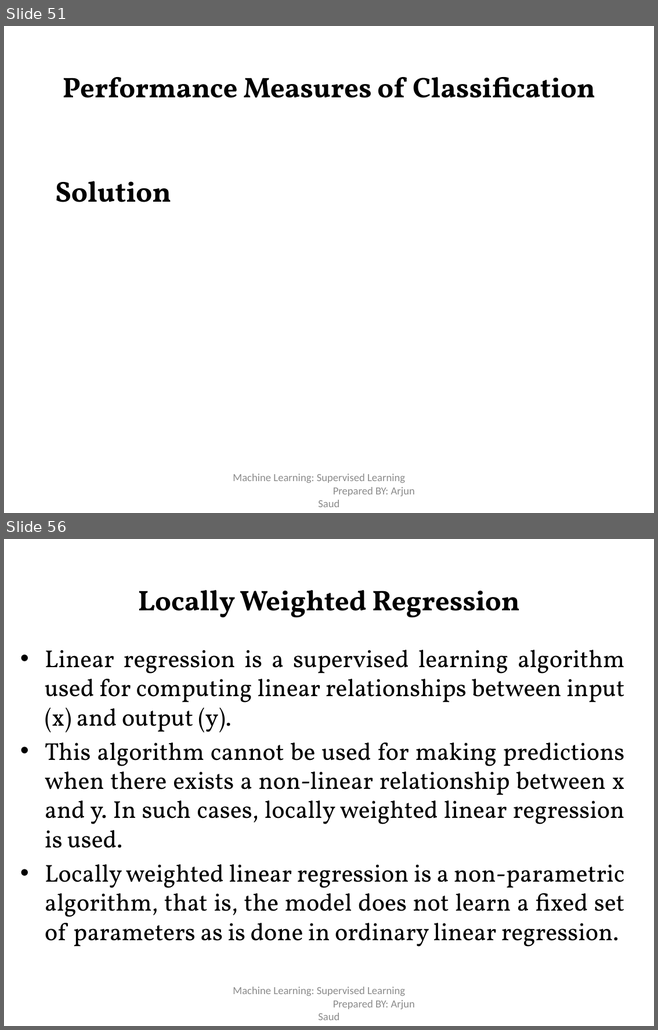
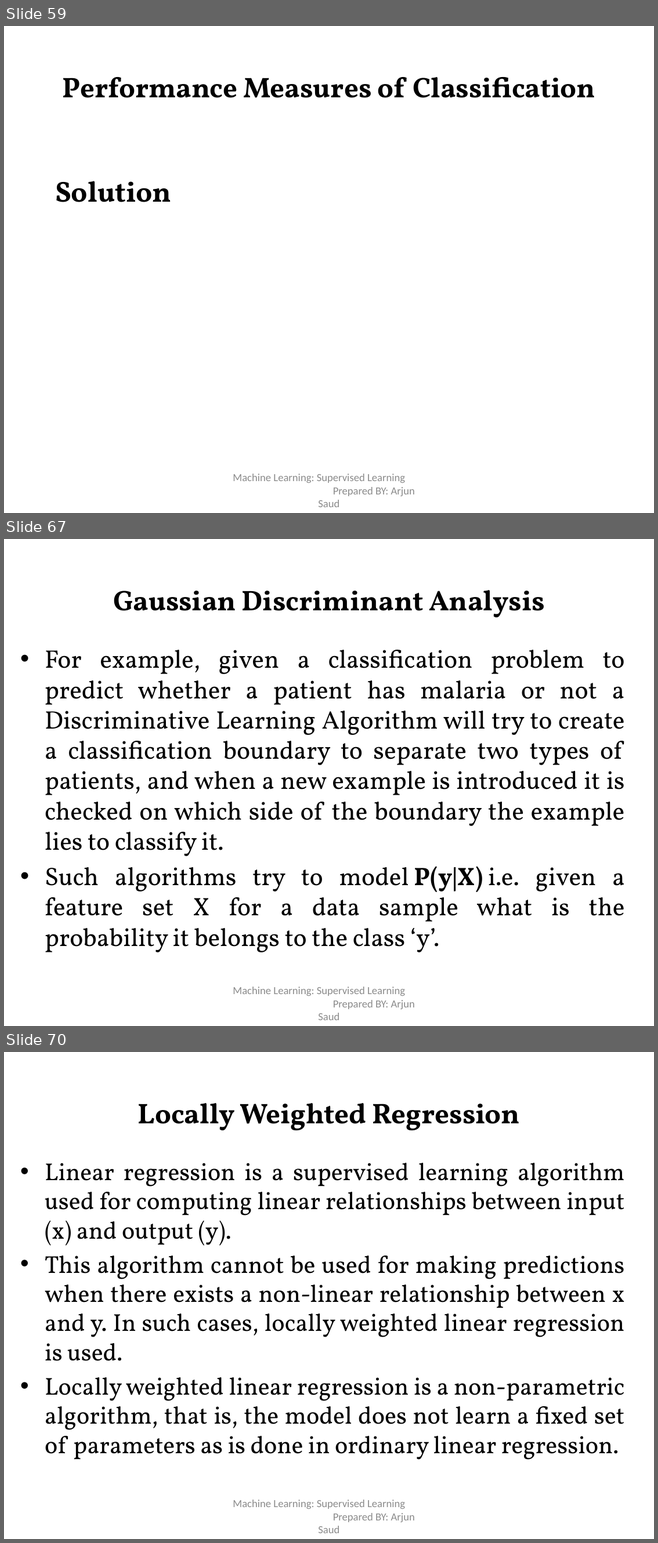
Before and after one commit to risav55/notes, a slide deck: Second Semester/ML/Unit -2 Supervised Learning.pptx. Shown one above the other, each under a label of ours: slides 51 and 56 before the commit, slides 59, 67 and 70 after it; the slides between them are not shown. The pictures are 658x1030 and 658x1543 pixels, drawn with LibreOffice and Linux fonts; fonts in the diff are those of the drawing. Boxes give left, top, right and bottom in pixels: in the first picture for what was removed or moved away, otherwise in the second. Text is boxed around its words. In the diff, an @@ line names an element or a change of style, - is before the commit and + after.

```diff
--- a/Second Semester/ML/Unit -2 Supervised Learning.pptx
+++ b/Second Semester/ML/Unit -2 Supervised Learning.pptx
@@ slide 67 added at (4,539,654,1026), background #FFFFFF @@
@@ title added at (113,590,545,618), 31.5 pt, text #000000, bold @@
+Gaussian Discriminant Analysis
@@ text added at (45,650,625,953), 28 pt, text #000000 @@
+• For example, given a classification problem to predict whether a patient has malaria or not a Discriminative Learning Algorithm will try to create a classification boundary to separate two types of patients, and when a new example is introduced it is checked on which side of the boundary the example lies to classify it.
+• Such algorithms try to model P(y|X) i.e. given a feature set X for a data sample what is the probability it belongs to the class ‘y’.
@@ text added at (233,987,415,1020), 12 pt, text #8C8C8C @@
+Machine Learning: Supervised Learning Prepared BY: Arjun Saud
@@ what was slide 51 is now slide 59 @@
@@ what was slide 56 is now slide 70 @@
```
Also in this commit, not shown: 6 slides changed, 13 other slides added, 5 other files.
